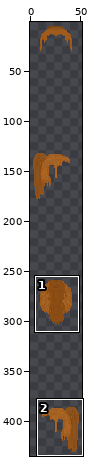
Edited in one commit: sprite sheet (assets/playerCustom/hair/gingerPonytail.png). The picture above shows the old version from afar; the outline marks the close-up.
Close-up. As it was:
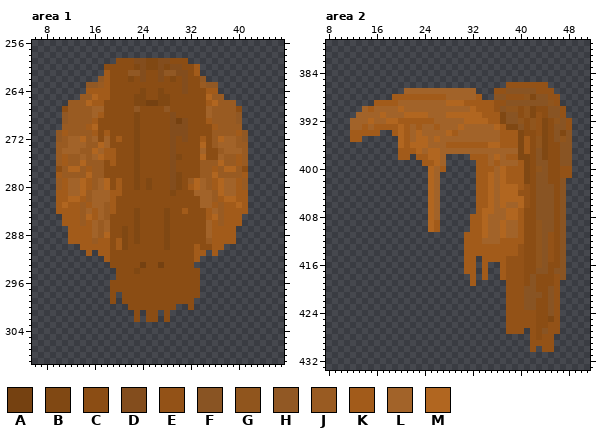
The file is 52x507 pixels. Colours within 5 levels of each other are drawn and written as one. Shown: area 1: x 6..47, y 256..309; area 2: x 8..51, y 379..433. The wide view leaves out empty margins. The commit also changed other parts of the picture, which this record leaves out.
Palette (. is transparent): A #754111  B #804813  C #8b4d14  D #834d1d  E #935217  F #895423  G #90551d  H #915824  J #995b22  K #a25b1a  L #a26329  M #b16620
Now the later version:
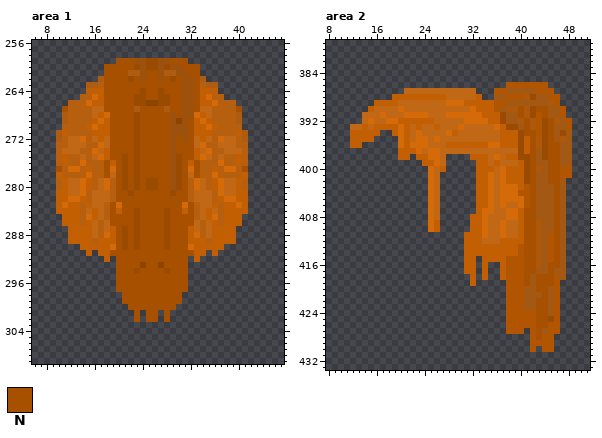
Colours new in this view: N #a75000
What changed:
colour A: #754111 -> #8d4401
colour B: #804813 -> #9a4a01
colour D: #834d1d -> #9c510d
colour E: #935217 -> #b15501
colour F: #895423 -> #a35813
colour G: #90551d -> #ad580a
colour H: #915824 -> #ad5c12
colour J: #995b22 -> #b65f0f
colour K: #a25b1a -> #c35f03
colour L: #a26329 -> #c16816
colour M: #b16620 -> #d46a08
Changed rows in their new state; - is a pixel that keeps its letter.
Area 1:
first column x 10:
259 ----------NNN------NNN----------
260 --------NNNNN--------NNN--------
261 --------NNNN---NN-----NN--------
262 --------NNNN-N-NN-N-N-DN--------
263 --------NNNNNNNNNNNNN-DN--------
264 --------NNNNNN-NN-NNN-DNK-------
265 --------NNNNN--NN--NNDDNK-------
266 --------NNNNN------NNDDNK-------
267 -N------NNNNN-NNNN-NNDDNL-----N-
268 --------MNNNN-NNNNN-NDDMK-------
269 -------MKNNNN-NNNNN---NKM-------
270 -------KKNNNN-NNNNN---NKKM------
271 -------K-NNNN-NNNNN---NKKK------
272 -------K-NNNN-NNNNN-N-NL-L------
273 ---------NNNN-NNNNN-NNNL-J------
274 ---------NNNN-NNNNN-NNNK-MJ-----
275 ---------NNBN-NNNNN--NNK-LJ-----
276 --------N-NBN-NNNNN-BNKN--------
277 N-------NMNBN-NNNNN-BNMN-------N
278 --------NLNBN-NNNNN--NLN--------
279 ---------JNBN-N-BNN--N----------
280 ---------JNBN-N-BNN--NJ---------
281 ---------JNNBNNNNNN-NNJ---------
282 ---------JNNNNNNNNNNNNJL--------
283 ---------NMNNNNNNNNNNMNJ--------
284 ---------NKNN-NNNN-NN-NJL-------
285 ---------NNNN-NNNN-NNNNJL-------
286 ---------NNNN-NNNN-NNNNLJ-------
287 ---------KN-N-NNNN-NNNKLJ-------
288 ---------KN-N-NNNN-NNNKMJ-------
289 ---------KN-N-NNNN-NNNKKK-------
290 ---------MN-NBNNNN-NNNM-KK------
291 ---------NNNNNNNNNNNNNN---------
292 ---------.NNNNNNNNNNNN.---------
293 ---------.NNNN-NN-NNNN.---------
294 ----------NNN-NNNNBNNN..--------
295 ----------NNNNNNNNNNNN..--------
296 ---------.NNNNNNNNNNNN..--------
297 ---------.NNNNNNNNNNNN..--------
298 ---------.-NNNNNNNNNN...--------
299 ---------.-NNNNNNNNNN..---------
300 ------------NNNNNNNN--.---------
301 -------------N-NN-N-------------
302 -------------N-NN-N-------------
Area 2:
first column x 12:
390 --.-------------------------N--NN--
391 -.--------------------------N---N--
392 ..---------------------------N---N-
393 -----------------------------N---N-
394 -----------------------------NN--N-
395 --KK--------------------------N--N-
396 KK----------------------------N--NN
397 ------------------------------N--NN
398 ------------------------------N--NN
399 ------------------------------N--NN
400 ------------------------------N--NN
401 ------------------------------N--NN
402 ------------------------------N--NN
403 ------------------------------N---N
404 ------------------------------N---N
405 ------------------------------N---N
406 ------------------------------N---N
407 -----------------------------NN---N
408 -----------------------------NN---N
409 -----------------------------NN---N
410 -----------------------------NN---N
411 -----------------------------NN---N
412 -----------------------------NN---N
413 -----------------------------NN---N
414 -----------------------------NN---N
415 -----------------------------NN---N
416 -----------------------------NN--NN
417 -----------------------------NN--N-
418 -----------------------------N-NNN-
419 -----------------------------N-NNN-
420 -------------------------------NN--
421 --------------------------------N--
422 -------------------------------NN--
423 -------------------------------NN--
424 -------------------------------NN--
425 -------------------------------NN--
426 -------------------------------NN--
427 -------------------------------N---
428 -------------------------------N---
Changed places in both close-ups, as pixel boxes (x1, y1, x2, y2):
changed: (56, 58, 248, 322)
changed: (350, 82, 572, 352)
